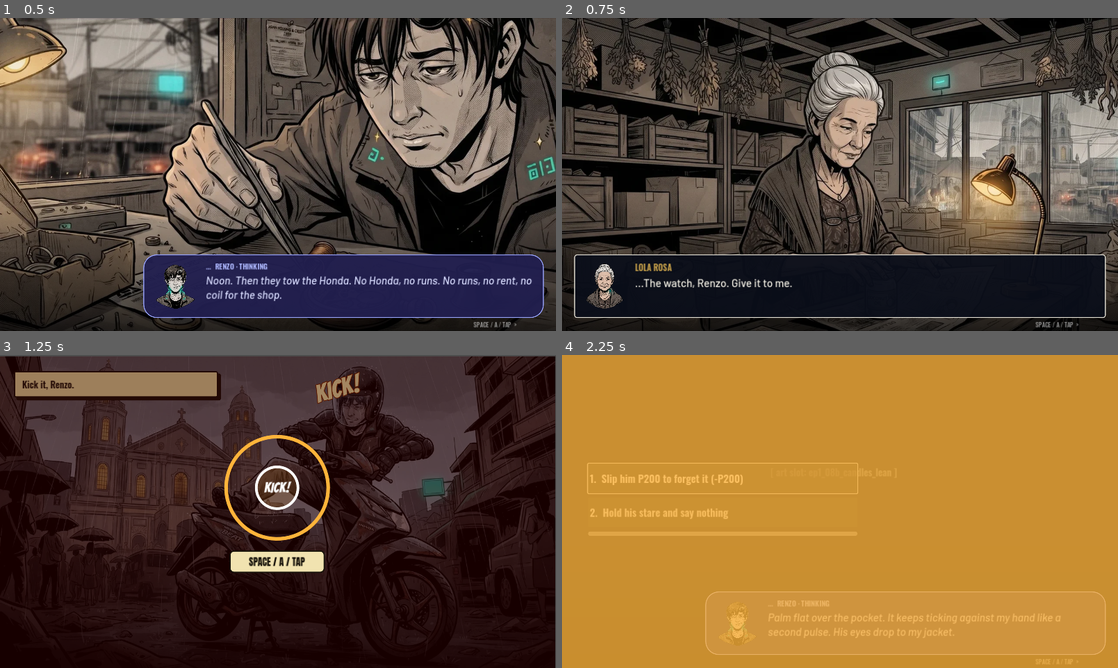
Above: before the commit, frames 1-4 (two rows, left to right).
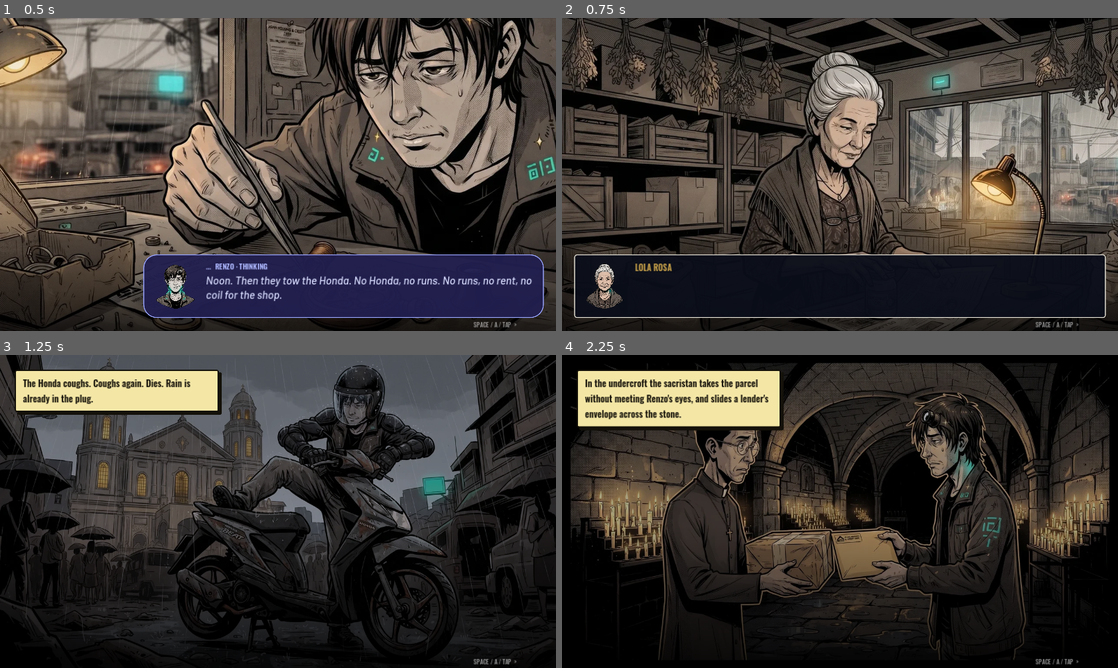
Above: after the commit, the same moments.

Repository: reyesjo2453/balete_echoes
Game: Godot game, scene res://tests/Smoke.tscn
Two runs of this game, one before a commit and one after it. Both use one fixed random seed, a clock stepped at 60 frames per second and the inputs below. This scene is started directly instead of the project's main scene.
Inputs (mouse positions are in pixels of both pictures, inside the frame that each line leads up to):
- Up to frame 1 (0.5 s): no input
- Up to frame 2 (0.75 s): tap Enter (ui_accept) at 0.5 s; move the mouse to (962, 158) at 0.52 s; hold Right (ui_right) from 0.53 s (still down); hold Enter (ui_accept) from 0.53 s (still down); click (962, 158) at 0.67 s
- Up to frame 3 (1.25 s): keep holding Right (ui_right); keep holding Enter (ui_accept)
- Up to frame 4 (2.25 s): move the mouse to (728, 527) at 1.27 s; release Right (ui_right) at 1.28 s; release Enter (ui_accept) at 1.28 s; hold Down (ui_down) 1.28-2.03 s; tap 1 at 1.35 s; click (728, 527) at 1.42 s; tap Enter (ui_accept) at 1.52, 1.55, 1.82 s; move the mouse to (895, 442) at 2.02 s; hold Right (ui_right) from 2.03 s (still down); hold Enter (ui_accept) from 2.03 s (still down); click (895, 442) at 2.17 s

Frame 1 is identical in both runs. In frame 2, 0.4% of the frame differs, in the area x 13-42%, y 83-87%; in frame 3, 48%; in frame 4, 100%, in the area x 0-100%, y 0-100%.

Commit message:
Every timed card and battle pause skips at once on a tap, click, Enter or controller A, with a continue hint; one shared accept check (touch and emulated mouse count once); CI checks each on a single input
Co-Authored-By: Claude Sonnet 5.5 <noreply@anthropic.com>
Claude-Session: https://claude.ai/code/session_01AZqGtKe958KNG5CVTBMT9U

Diff:
--- a/godot/scripts/combat.gd
+++ b/godot/scripts/combat.gd
@@ -45,6 +45,9 @@
 var _hp_labels: Dictionary = {}
 var _sils: Dictionary = {}
 var _actor: BattleModel.Unit
+var _waiting := false
+var _skip_wait := false
+var _continue: Label
 
 
 func _ready() -> void:
@@ -184,6 +187,16 @@
 	_flash.mouse_filter = Control.MOUSE_FILTER_IGNORE
 	_flash.modulate = Color(1, 1, 1, 0)
 	add_child(_flash)
+
+	_continue = Label.new()
+	_continue.text = Story.continue_hint()
+	_continue.add_theme_font_override("font", Fonts.label_medium())
+	_continue.add_theme_font_size_override("font_size", 15)
+	_continue.modulate = Color(1, 1, 1, 0.7)
+	_continue.position = Vector2(940, 436)
+	_continue.visible = false
+	_continue.mouse_filter = Control.MOUSE_FILTER_IGNORE
+	add_child(_continue)
 
 	_banner = PanelContainer.new()
 	_banner.add_theme_stylebox_override("panel", _box(Color(0.04, 0.055, 0.1, 0.96), Color("ffb43a"), 2, 4))
@@ -717,11 +730,26 @@
 	_log.text = text
 
 
+## A pause the player can skip: tap, click, Enter or controller A. The hint appears on the longer ones.
 func _wait(seconds: float) -> void:
 	if fast:
 		await get_tree().process_frame
 		return
-	await get_tree().create_timer(seconds).timeout
+	_waiting = true
+	_skip_wait = false
+	_continue.visible = seconds >= 1.0
+	var t := 0.0
+	while t < seconds and not _skip_wait:
+		await get_tree().process_frame
+		t += get_process_delta_time()
+	_waiting = false
+	_continue.visible = false
+
+
+func _unhandled_input(event: InputEvent) -> void:
+	if _waiting and Story.is_accept(event):
+		_skip_wait = true
+		get_viewport().set_input_as_handled()
 
 
 func _hit_enemy(dmg: int) -> void:
--- a/godot/scripts/dialogue.gd
+++ b/godot/scripts/dialogue.gd
@@ -390,11 +390,7 @@
 			if n >= 0 and n < _choice_step["choice"]["options"].size():
 				_settle_choice(n, false)
 		return
-	var pressed := event.is_action_pressed("ui_accept")
-	var mouse := event as InputEventMouseButton
-	if mouse != null and mouse.pressed and mouse.button_index == MOUSE_BUTTON_LEFT:
-		pressed = true
-	if pressed:
+	if Story.is_accept(event):
 		get_viewport().set_input_as_handled()
 		_advance()
 
--- a/godot/scripts/main.gd
+++ b/godot/scripts/main.gd
@@ -6,6 +6,9 @@
 var _layer: Control
 var _running := false
 var _rotate: CanvasLayer
+var _card_active := false
+var _card_skip := false
+var _card_age := 0.0
 
 
 func _ready() -> void:
@@ -163,7 +166,8 @@
 	_running = false
 
 
-## A full-screen teleserye card: big title, small lines, tap to continue.
+## A full-screen teleserye card: big title and small lines. It ends by itself, but a tap, click, Enter or
+## controller A skips it right away (a hint says so once that works).
 func _card(big: String, lines: Array, hold: float = 3.2) -> void:
 	_clear()
 	var card := Control.new()
@@ -189,23 +193,40 @@
 		var l := _big(String(line), Fonts.body(), 24, Color(1, 1, 1, 0.85))
 		l.autowrap_mode = TextServer.AUTOWRAP_WORD_SMART
 		col.add_child(l)
+	var hint := _big(Story.continue_hint(), Fonts.label_medium(), 16, Color(1, 1, 1, 0.6))
+	hint.name = "ContinueHint"
+	hint.set_anchors_and_offsets_preset(Control.PRESET_BOTTOM_WIDE)
+	hint.offset_top = -44
+	hint.offset_bottom = -14
+	hint.modulate = Color(1, 1, 1, 0)
+	card.add_child(hint)
 	col.modulate = Color(1, 1, 1, 0)
-	var tw := create_tween()
-	tw.tween_property(col, "modulate:a", 1.0, 0.6)
-	var skip := {"go": false}
-	card.gui_input.connect(func(ev: InputEvent) -> void:
-		if (ev is InputEventMouseButton and ev.pressed) or ev.is_action_pressed("ui_accept"):
-			skip["go"] = true)
+	create_tween().tween_property(col, "modulate:a", 1.0, 0.6)
+	_card_active = true
+	_card_skip = false
+	_card_age = 0.0
 	var t := 0.0
-	while t < hold and not skip["go"]:
+	var hint_shown := false
+	while t < hold and not _card_skip:
 		await get_tree().process_frame
-		t += get_process_delta_time()
-		if Input.is_action_just_pressed("ui_accept"):
-			break
+		var dt := get_process_delta_time()
+		t += dt
+		_card_age += dt
+		if not hint_shown and _card_age > 0.4:
+			hint_shown = true
+			create_tween().tween_property(hint, "modulate:a", 1.0, 0.3)
+	_card_active = false
 	var out := create_tween()
-	out.tween_property(col, "modulate:a", 0.0, 0.35)
+	out.tween_property(col, "modulate:a", 0.0, 0.25)
 	await out.finished
 	card.queue_free()
+
+
+func _input(event: InputEvent) -> void:
+	# The first moments are ignored so the tap that started the card cannot also skip it.
+	if _card_active and _card_age > 0.25 and Story.is_accept(event):
+		_card_skip = true
+		get_viewport().set_input_as_handled()
 
 
 func _previously_on() -> void:
--- a/godot/scripts/story.gd
+++ b/godot/scripts/story.gd
@@ -39,6 +39,37 @@
 
 func accept_hint() -> String:
 	return "TAP" if is_touch() else "SPACE / A / TAP"
+
+
+## The hint shown once a timed card or wait can be skipped, matched to the device in hand.
+func continue_hint() -> String:
+	if is_touch():
+		return "TAP TO CONTINUE"
+	if not Input.get_connected_joypads().is_empty():
+		return "PRESS A TO CONTINUE"
+	return "CLICK OR PRESS ENTER TO CONTINUE"
+
+
+var _last_accept_ms: int = -1000
+
+
+## One definition of "the player said continue": tap, click, Enter/Space or controller A. A single physical
+## tap often arrives as a touch event and an emulated mouse click, so repeats within 120 ms count once.
+func is_accept(event: InputEvent) -> bool:
+	var hit := event.is_action_pressed("ui_accept")
+	var mouse := event as InputEventMouseButton
+	if mouse != null and mouse.pressed and mouse.button_index == MOUSE_BUTTON_LEFT:
+		hit = true
+	var touch := event as InputEventScreenTouch
+	if touch != null and touch.pressed:
+		hit = true
+	if not hit:
+		return false
+	var now := Time.get_ticks_msec()
+	if now - _last_accept_ms < 120:
+		return false
+	_last_accept_ms = now
+	return true
 
 
 func reset() -> void:
--- a/godot/tests/smoke.gd
+++ b/godot/tests/smoke.gd
@@ -25,6 +25,7 @@
 	await _test_combat()
 	await _test_courier()
 	await _test_layout()
+	await _test_skippable()
 	await _test_progression()
 	print("== done, failures: %d ==" % failures)
 	get_tree().quit(1 if failures > 0 else 0)
@@ -724,3 +725,137 @@
 	var broken = load("res://scripts/progress.gd").new()
 	broken.save_path = "user://test_save_bad.json"
 	_check(not broken.load_game() and broken.skills.is_empty() and broken.season == 1, "a corrupt save is ignored and the defaults stay")
+
+
+# --- Every timed card or wait skips at once on a single tap, click, Enter or controller A ------------------
+
+func _flag_prev(main: Node, done: Dictionary) -> void:
+	await main._previously_on()
+	done["v"] = true
+
+
+func _flag_act(main: Node, n: int, done: Dictionary) -> void:
+	await main._act_card(n)
+	done["v"] = true
+
+
+func _flag_wait(fight: Node, seconds: float, done: Dictionary) -> void:
+	await fight._wait(seconds)
+	done["v"] = true
+
+
+func _accept_event(kind: String) -> InputEvent:
+	match kind:
+		"touch":
+			var t := InputEventScreenTouch.new()
+			t.pressed = true
+			t.index = 0
+			t.position = Vector2(400, 200)
+			return t
+		"enter":
+			var k := InputEventKey.new()
+			k.pressed = true
+			k.keycode = KEY_ENTER
+			k.physical_keycode = KEY_ENTER
+			return k
+		"joypad A":
+			var j := InputEventJoypadButton.new()
+			j.pressed = true
+			j.button_index = JOY_BUTTON_A
+			return j
+	var m := InputEventMouseButton.new()
+	m.pressed = true
+	m.button_index = MOUSE_BUTTON_LEFT
+	m.position = Vector2(400, 200)
+	m.global_position = m.position
+	return m
+
+
+func _real_wait(seconds: float) -> void:
+	await get_tree().create_timer(seconds).timeout
+
+
+func _test_skippable() -> void:
+	print("timed cards and waits skip on one tap, click, Enter or controller A")
+	var size := Vector2i(844, 390)
+	for kind in ["click", "touch", "enter", "joypad A"]:
+		for which in ["previously", "act 1", "act 2"]:
+			var sub := _make_viewport(size)
+			var main: Control = load("res://scenes/Main.tscn").instantiate()
+			sub.add_child(main)
+			await _frames(2)
+			var done := {"v": false}
+			match which:
+				"previously":
+					_flag_prev(main, done)
+				"act 1":
+					_flag_act(main, 1, done)
+				_:
+					_flag_act(main, 2, done)
+			await _real_wait(0.7)
+			var hint_ok := false
+			for c in _controls(main):
+				if c is Label and c.name == "ContinueHint" and c.modulate.a > 0.5 and c.text == Story.continue_hint():
+					hint_ok = true
+			_check(hint_ok and not done["v"], "%s card (%s): the continue hint shows and the card is still up" % [which, kind])
+			var t0 := Time.get_ticks_msec()
+			sub.push_input(_accept_event(kind))
+			var frames := 0
+			while not done["v"] and frames < 200:
+				frames += 1
+				await get_tree().process_frame
+			var elapsed := Time.get_ticks_msec() - t0
+			_check(done["v"] and elapsed < 1500, "%s card (%s): one input skips it at once (%d ms, hold is 2.4 to 5.5 s)" % [which, kind, elapsed])
+			sub.queue_free()
+			await _real_wait(0.2)
+
+	# Dialogue: a tap finishes the line; the next tap moves on; an auto-advance line skips too.
+	var sub2 := _make_viewport(size)
+	var d := Dialogue.new()
+	sub2.add_child(d)
+	d.play(story.scene("stakes"))
+	await _frames(3)
+	await _real_wait(0.25)
+	_check(d._typing, "dialogue: the first line is still typing")
+	sub2.push_input(_accept_event("touch"))
+	await _frames(2)
+	_check(not d._typing and d._index == 0, "dialogue: one tap completes the line")
+	await _real_wait(0.2)
+	sub2.push_input(_accept_event("click"))
+	await _frames(2)
+	_check(d._index == 1, "dialogue: the next tap moves on")
+	sub2.queue_free()
+	var sub3 := _make_viewport(size)
+	var d3 := Dialogue.new()
+	sub3.add_child(d3)
+	d3.play([
+		{"kind": "narr", "speaker": "", "text": "Auto.", "autoAdvance": 8.0},
+		{"kind": "narr", "speaker": "", "text": "Next."},
+	])
+	await _real_wait(0.6) # typed out, now counting down 8 seconds
+	_check(d3._index == 0, "auto-advance line: waiting on its timer")
+	sub3.push_input(_accept_event("enter"))
+	await _frames(2)
+	_check(d3._index == 1, "auto-advance line: one Enter skips the countdown")
+	sub3.queue_free()
+
+	# Battle pauses (the turn caption, the awakening, victory, a fall) skip too.
+	for kind in ["click", "touch", "enter", "joypad A"]:
+		var sub4 := _make_viewport(size)
+		var fight := Combat.new()
+		fight.use_progress = false
+		sub4.add_child(fight)
+		await _frames(2)
+		var done2 := {"v": false}
+		_flag_wait(fight, 10.0, done2)
+		await _real_wait(0.3)
+		_check(fight._waiting and fight._continue.visible, "battle pause (%s): waiting, with the continue hint shown" % kind)
+		var t1 := Time.get_ticks_msec()
+		sub4.push_input(_accept_event(kind))
+		var f2 := 0
+		while not done2["v"] and f2 < 200:
+			f2 += 1
+			await get_tree().process_frame
+		_check(done2["v"] and Time.get_ticks_msec() - t1 < 1000, "battle pause (%s): one input skips a 10 second wait" % kind)
+		sub4.queue_free()
+		await _real_wait(0.2)
